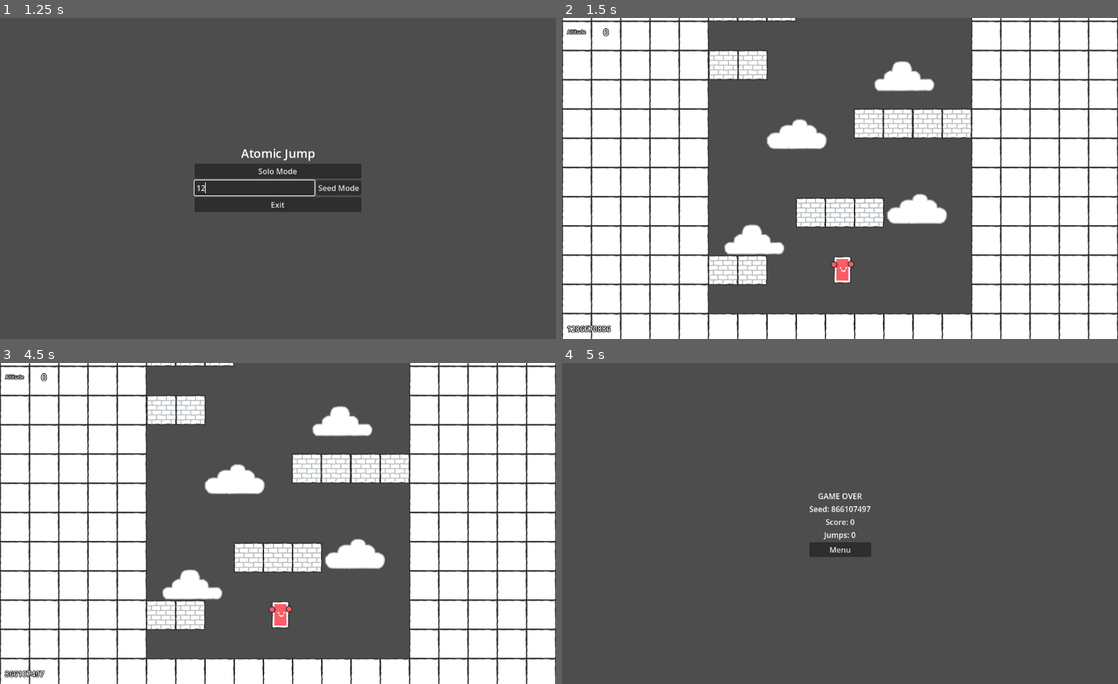
Above: before the commit, frames 1-4 (two rows, left to right).
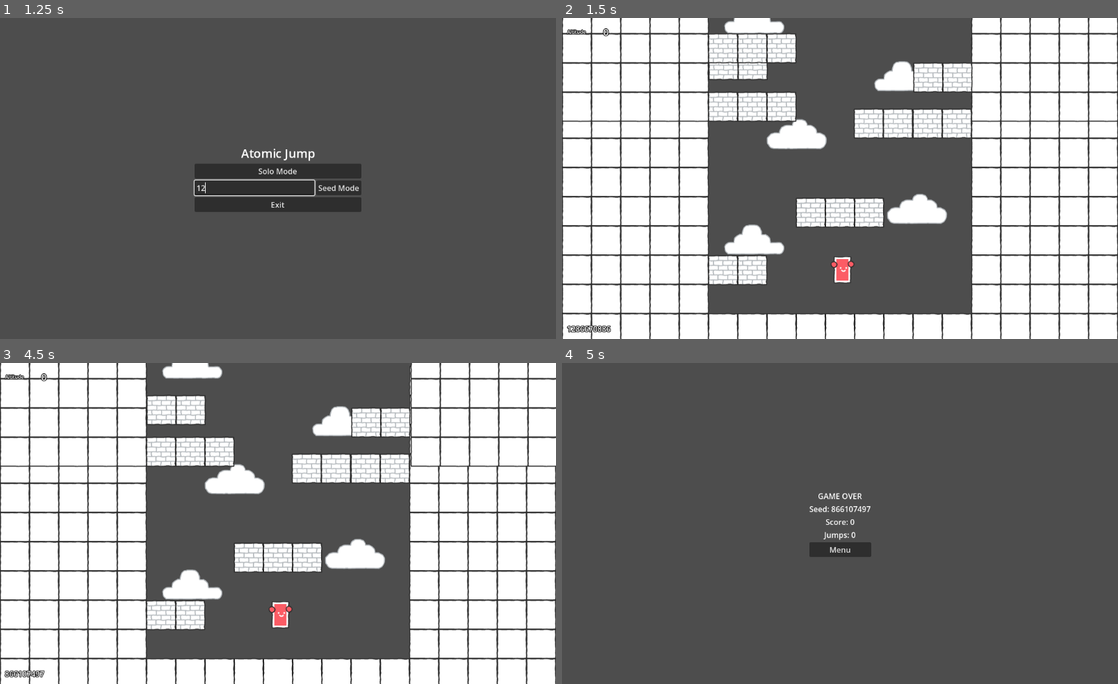
Above: after the commit, the same moments.

Repository: T1b4lt/AtomicJump
Game: Godot game, scene res://screens/main_menu/main_menu.tscn
The game is run twice, just before and just after one commit, with the same random seed, the same clock (stepped at 60 frames per second) and the same inputs.
Inputs (mouse positions are in pixels of both pictures, inside the frame that each line leads up to):
- Up to frame 1 (1.25 s): click (255, 188) at 0.52 s; type "12" at 0.6 s
- Up to frame 2 (1.5 s): click "Solo Mode" at 1.25 s
- Up to frame 3 (4.5 s): hold D (right) 2.03-3.5 s; tap Space (jump) at 2.27, 3.02 s; tap Enter at 2.75 s; click "Menu" at 3.5 s; click "Solo Mode" at 4.25 s
- Up to frame 4 (5 s): no input

Frame 1 is identical in both runs. In frame 2, 7.5% of the frame differs, in the area x 0-100%, y 0-33%; in frame 3, 6.8%; in frame 4, nothing differs.

Commit message:
feat: :sparkles: add platforms procedurally

Diff:
--- a/characters/protagonist/protagonist.gd
+++ b/characters/protagonist/protagonist.gd
@@ -3,6 +3,7 @@
 
 
 # Parameters
+var GRAVITY = ProjectSettings.get_setting("physics/2d/default_gravity")
 var SPEED = 300.0
 var JUMP_VELOCITY = -450.0
 var MAX_JUMPS = 2  # Allow double jump
@@ -14,9 +15,6 @@
 # Signals
 signal jump()
 
-# Get the gravity from the project settings to be synced with RigidBody nodes.
-var gravity = ProjectSettings.get_setting("physics/2d/default_gravity")
-
 # Variables
 var consecutive_jump_count = 0
 
@@ -24,7 +22,7 @@
 func _physics_process(delta):
 	# Add the gravity.
 	if not is_on_floor():
-		velocity.y += gravity * delta
+		velocity.y += GRAVITY * delta
 
 	# Handle jump.
 	if Input.is_action_just_pressed("jump") and consecutive_jump_count < MAX_JUMPS - 1:
--- /dev/null
+++ b/platforms/platform_2.tscn
@@ -0,0 +1,33 @@
+[gd_scene load_steps=6 format=3 uid="uid://dwx8pa8elvfdw"]
+
+[ext_resource type="PackedScene" uid="uid://c04xqp021bidx" path="res://platforms/backgrounds/background_1.tscn" id="1_03hx4"]
+[ext_resource type="PackedScene" uid="uid://cyjms55c37j6" path="res://platforms/walls/wall_normal.tscn" id="2_71tp2"]
+[ext_resource type="PackedScene" uid="uid://cco7ci7mxskjp" path="res://platforms/blocks/block_2.tscn" id="4_lscng"]
+[ext_resource type="PackedScene" uid="uid://bxdu7kcv0hily" path="res://platforms/blocks/block_3.tscn" id="5_27dqv"]
+[ext_resource type="PackedScene" uid="uid://honufl5gkksg" path="res://platforms/blocks/block_4.tscn" id="6_qvtqv"]
+
+[node name="platform_2" type="Node2D"]
+
+[node name="background_1" parent="." instance=ExtResource("1_03hx4")]
+position = Vector2(0, 22)
+
+[node name="wall_normal" parent="." instance=ExtResource("2_71tp2")]
+position = Vector2(857, 22)
+
+[node name="wall_normal2" parent="." instance=ExtResource("2_71tp2")]
+position = Vector2(0, 22)
+
+[node name="block_2" parent="." instance=ExtResource("4_lscng")]
+position = Vector2(795, 578)
+
+[node name="block_3" parent="." instance=ExtResource("5_27dqv")]
+position = Vector2(397, 639)
+
+[node name="block_5" parent="." instance=ExtResource("5_27dqv")]
+position = Vector2(397, 395)
+
+[node name="block_6" parent="." instance=ExtResource("6_qvtqv")]
+position = Vector2(737, 212)
+
+[node name="block_7" parent="." instance=ExtResource("4_lscng")]
+position = Vector2(367, 30)
--- a/screens/level/level.gd
+++ b/screens/level/level.gd
@@ -6,6 +6,10 @@
 const MAIN_MENU_SCENE = "res://screens/main_menu/main_menu.tscn"
 const GAME_OVER_SCENE = "res://screens/game_over/game_over.tscn"
 
+# Parameters
+const BASE_PLATFORM_RES = "res://platforms/platform_%s.tscn"
+const NUM_PLATFORMS = 2
+
 # Childs
 @onready var camera = $camera
 @onready var protagonist = $protagonist
@@ -13,7 +17,9 @@
 @onready var pause_menu = $pause_menu
 
 # Variables
-var camera_initial_y
+var camera_initial_y = 0
+var added_platforms = 0
+var is_platform_added = false
 
 # Game values
 var altitude = 0
@@ -28,16 +34,29 @@
 	seed(global.game_seed)
 	hud.set_game_seed(global.game_seed)
 
+	# Set first platform randomly
+	# _add_platform()
+
 
 func _process(delta):
 	# Check if protagonist fall off out of camera view
 	if protagonist.position.y > camera.position.y + get_viewport().size[1]/2 + 50:
-		# Set fina global variables
+		# Set final global variables
 		global.set_altitude(altitude)
 		global.set_jump_counter(jump_counter)
 		# Go to game over screen
 		get_tree().change_scene_to_file(GAME_OVER_SCENE)
 		return
+
+	# Check if its time to add a new platform
+	if altitude % 11 == 0 and !is_platform_added:
+		# Remove passed platform if exist
+		_remove_platform()
+		# Add new platform
+		_add_platform()
+		is_platform_added = true
+	if altitude % 11 != 0 and is_platform_added:
+		is_platform_added = false
 
 	# Check if user press pause button
 	if Input.is_action_just_pressed("pause"):
@@ -49,6 +68,29 @@
 	# Update altitude
 	altitude = int((camera_initial_y - camera.position.y) / (get_viewport().size[1]/11))
 	hud.set_altitude(altitude)
+
+func _add_platform():
+	# Get a random number
+	var platform_idx = randi_range(1, NUM_PLATFORMS)
+	# Instantiate the platform
+	var platform_name = BASE_PLATFORM_RES % str(platform_idx)
+	var platform = load(platform_name).instantiate()
+	# Give name to new platform
+	platform.name = "platform_" + str(added_platforms)
+	# Add 1 to platform counter
+	added_platforms += 1
+	# Set platform position
+	platform.position.y = -(get_viewport().size[1]) * added_platforms
+	# Add new platform to scene
+	add_child(platform)
+
+func _remove_platform():
+	if altitude == 0:
+		return
+	elif altitude == 11:
+		get_node("initial").queue_free()
+	else:
+		get_node("platform_" + str(added_platforms-2)).queue_free()
 
 func _on_pause_menu_resume_button_pressed():
 	# Hide pause menu
--- a/screens/level/level.tscn
+++ b/screens/level/level.tscn
@@ -1,8 +1,7 @@
-[gd_scene load_steps=8 format=3 uid="uid://bc28pv650t3ko"]
+[gd_scene load_steps=7 format=3 uid="uid://bc28pv650t3ko"]
 
 [ext_resource type="Script" path="res://screens/level/level.gd" id="1_5va7a"]
 [ext_resource type="PackedScene" uid="uid://bi1jigid8vavc" path="res://platforms/initial.tscn" id="2_8oa34"]
-[ext_resource type="PackedScene" uid="uid://cjo7ik6qj7xdt" path="res://platforms/platform_1.tscn" id="3_viv4m"]
 [ext_resource type="PackedScene" uid="uid://da5h06motiwnr" path="res://characters/camera/camera.tscn" id="4_nknsb"]
 [ext_resource type="PackedScene" uid="uid://bj2fndebqtlg5" path="res://characters/protagonist/protagonist.tscn" id="5_4iv76"]
 [ext_resource type="PackedScene" uid="uid://v0li1tt8875t" path="res://screens/hud/hud.tscn" id="6_3smjk"]
@@ -13,13 +12,11 @@
 
 [node name="initial" parent="." instance=ExtResource("2_8oa34")]
 
-[node name="platform_1" parent="." instance=ExtResource("3_viv4m")]
-position = Vector2(0, -671)
-
 [node name="camera" parent="." instance=ExtResource("4_nknsb")]
 position = Vector2(580, 335)
 
 [node name="protagonist" parent="." instance=ExtResource("5_4iv76")]
+z_index = 2
 position = Vector2(585, 503)
 
 [node name="hud" parent="." instance=ExtResource("6_3smjk")]
